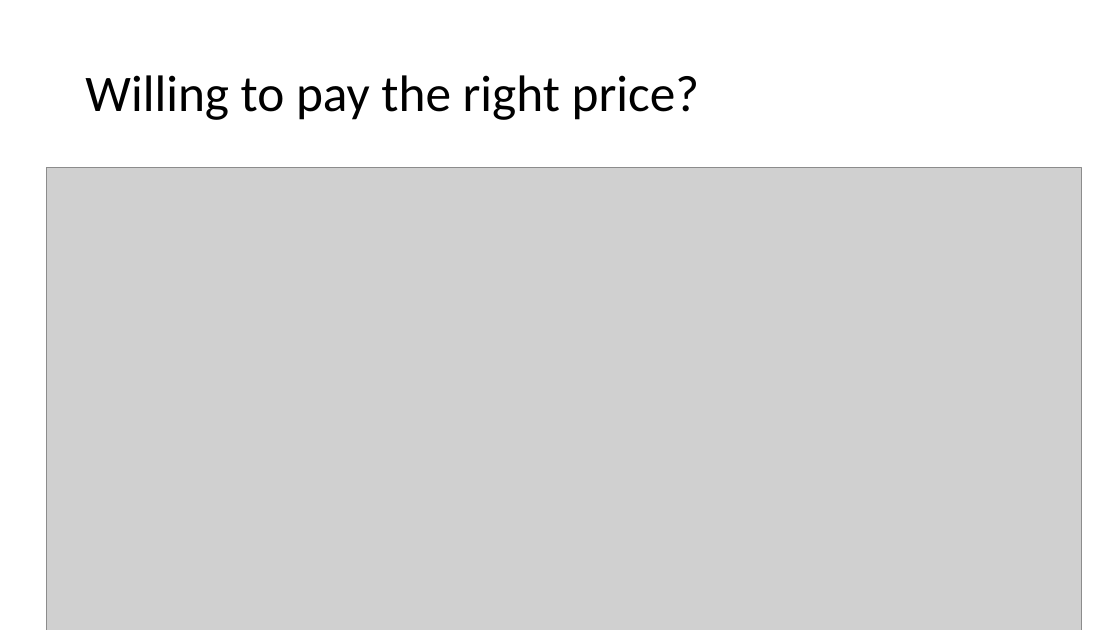
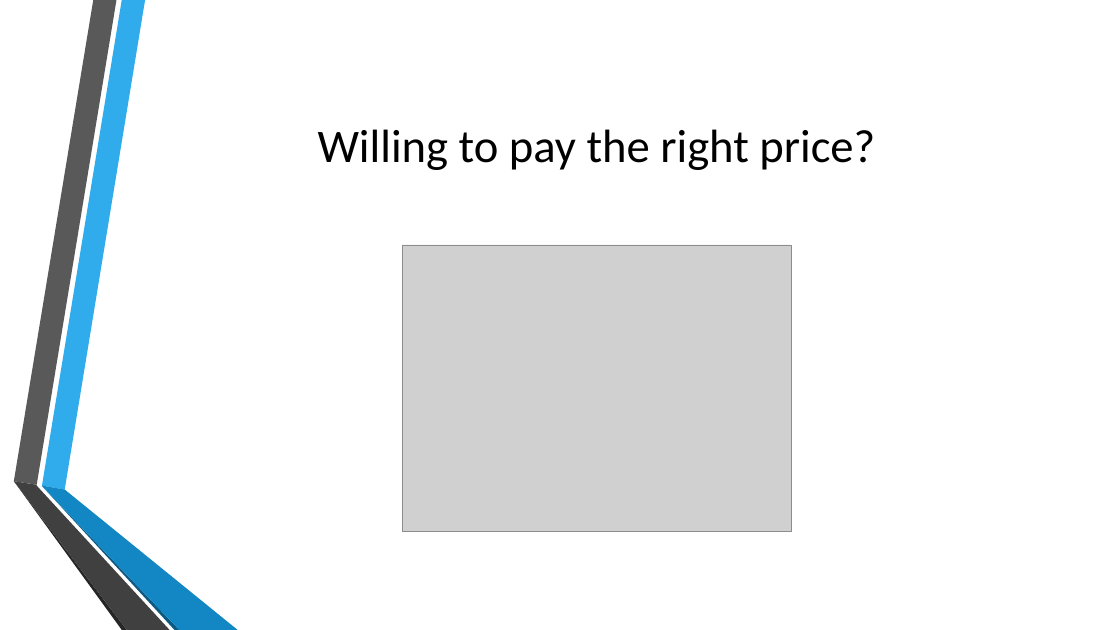
Before and after one commit to TheDataMavericks/DK, a slide deck: slide 4 of img/Cars Machine Learning Journey.pptx (slide 3 before the commit). Drawn at 1120x630 pixels with LibreOffice and Linux fonts; fonts in the diff are those of the drawing; grey boxes stand for pictures; background and template pictures are left out. Boxes give left, top, right and bottom in pixels: in the first picture for what was removed or moved away, otherwise in the second. Text is boxed around its words. In the diff, an @@ line names an element or a change of style, - is before the commit and + after.

```diff
--- a/img/Cars Machine Learning Journey.pptx
+++ b/img/Cars Machine Learning Journey.pptx
@@ title "Willing to pay the right ...": place and size @@
-title "Willing to pay the right ..." at bbox=[85, 75, 699, 120]
+title "Willing to pay the right ..." at bbox=[318, 129, 875, 170]
@@ title "Willing to pay the right ..." at bbox=[318, 129, 875, 170]: size 44 to 40 pt; alignment left to centre; line spacing 0.9 to 1 @@
@@ picture: place and size @@
-picture at bbox=[46, 168, 1081, 630]
+picture at bbox=[402, 245, 791, 533]
@@ group added at bbox=[13, 0, 238, 630]: 6 freeform shapes @@
```
Also in this commit, not shown: 13 other slides changed, 9 slides added, 4 slides removed, 2 other files.
